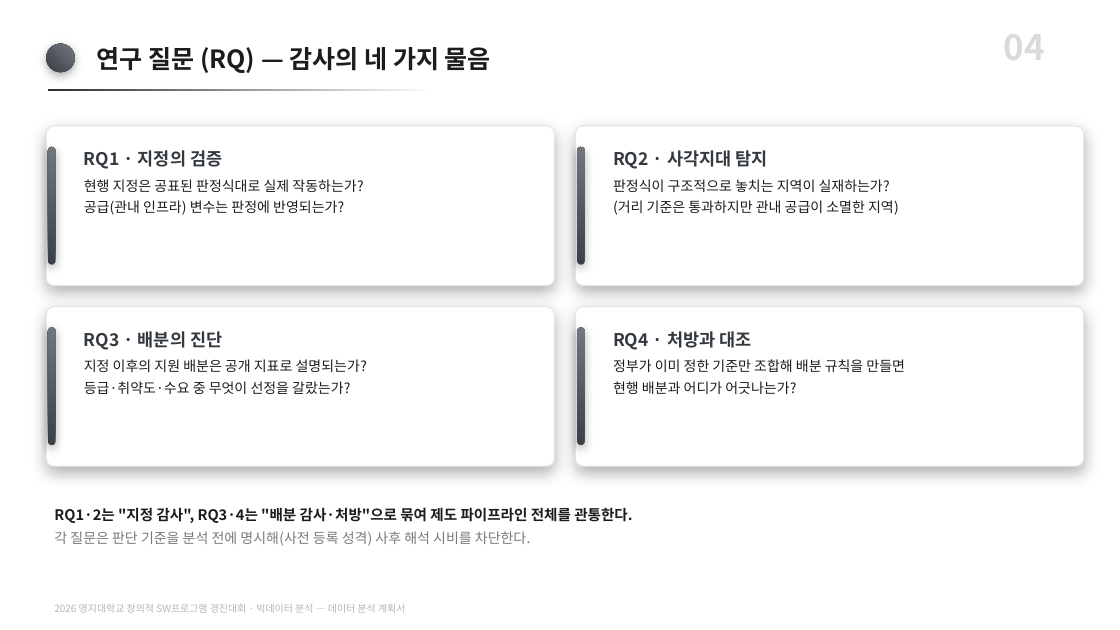
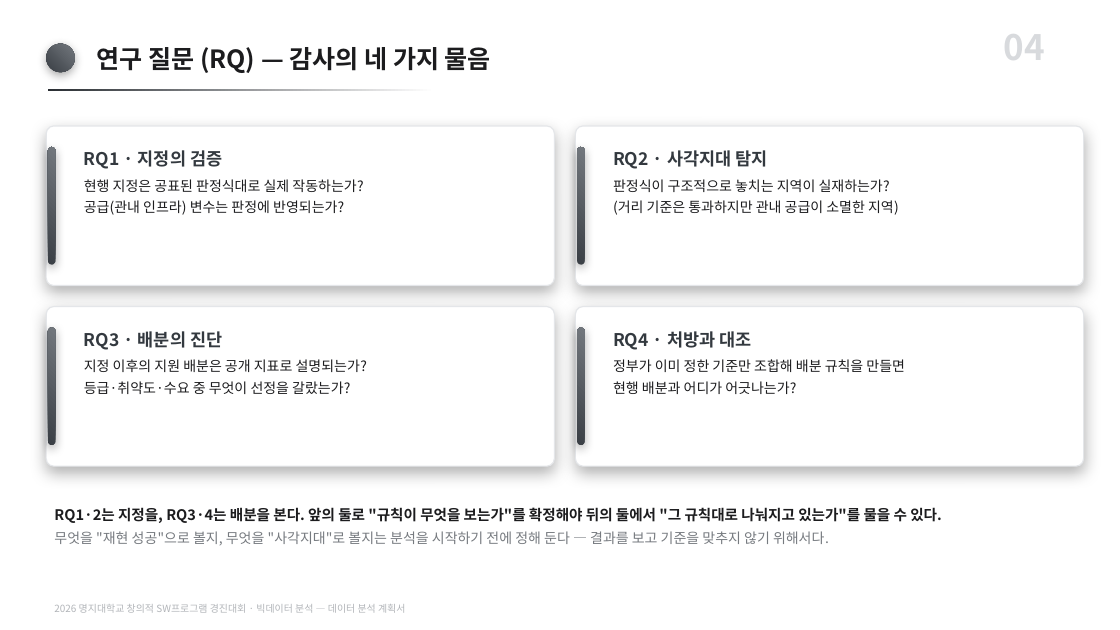
Before and after one commit to karvvan/maternity-care-policy-audit, a slide deck: slide 4 of 05_작업자료/_PPT생성본/데이터분석_계획서.pptx. Drawn at 1120x630 pixels with LibreOffice and Linux fonts; fonts in the diff are those of the drawing. Boxes give left, top, right and bottom in pixels: in the first picture for what was removed or moved away, otherwise in the second. Text is boxed around its words. In the diff, an @@ line names an element or a change of style, - is before the commit and + after.

Commit message:
생성기가 제출본에 쓰지 못하도록 하드 가드 추가 + 계획서 문구 다듬기
가드: OUT 경로가 04_제출물 안이면 실행을 거부한다. PPTX_OUT 환경변수로도
우회 못 한다. 이 우회로가 계획서 편집분을 덮어쓴 원인이었다(19:49).
세 경우 모두 검증 — 결과·계획서 제출본 지정 시 거부, staging은 정상 동작.

문구: 연구 질문 슬라이드의 마무리 두 줄이 인위적이라는 지적을 반영.
'제도 파이프라인 전체를 관통한다', '사전 등록 성격', '사후 해석 시비를
차단한다' 같은 방어적 표현을 걷어내고 무엇을 하는지 그대로 쓰도록 고침.

```diff
--- a/05_작업자료/_PPT생성본/데이터분석_계획서.pptx
+++ b/05_작업자료/_PPT생성본/데이터분석_계획서.pptx
@@ text at (54, 506, 942, 545): text changed @@
-RQ1·2는 "지정 감사", RQ3·4는 "배분 감사·처방"으로 묶여 제도 파이프라인 전체를 관통한다.
-각 질문은 판단 기준을 분석 전에 명시해(사전 등록 성격) 사후 해석 시비를 차단한다.
+RQ1·2는 지정을, RQ3·4는 배분을 본다. 앞의 둘로 "규칙이 무엇을 보는가"를 확정해야 뒤의 둘에서 "그 규칙대로 나눠지고 있는가"를 물을 수 있다.
+무엇을 "재현 성공"으로 볼지, 무엇을 "사각지대"로 볼지는 분석을 시작하기 전에 정해 둔다 — 결과를 보고 기준을 맞추지 않기 위해서다.
```
Also in this commit, not shown: 2 other files.
